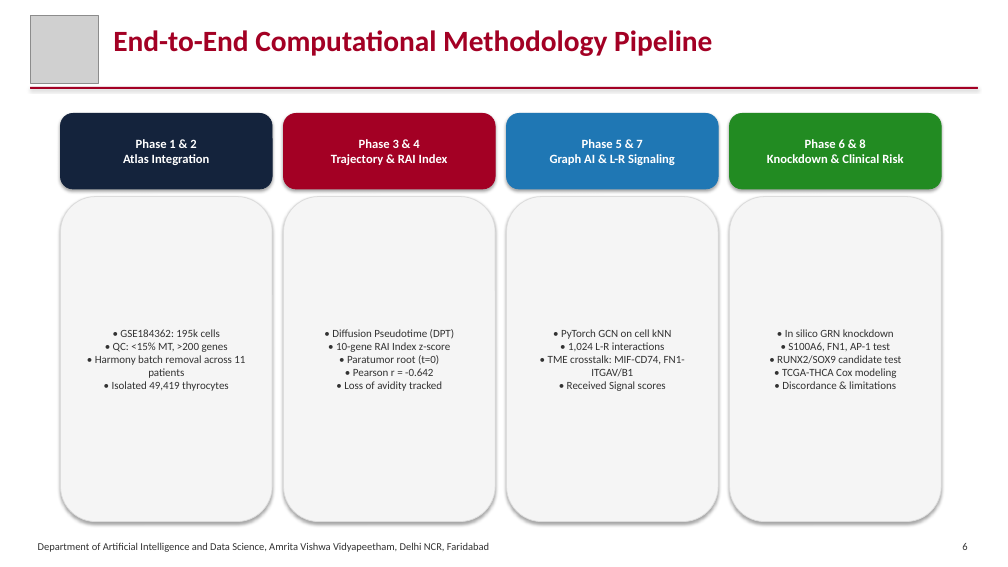
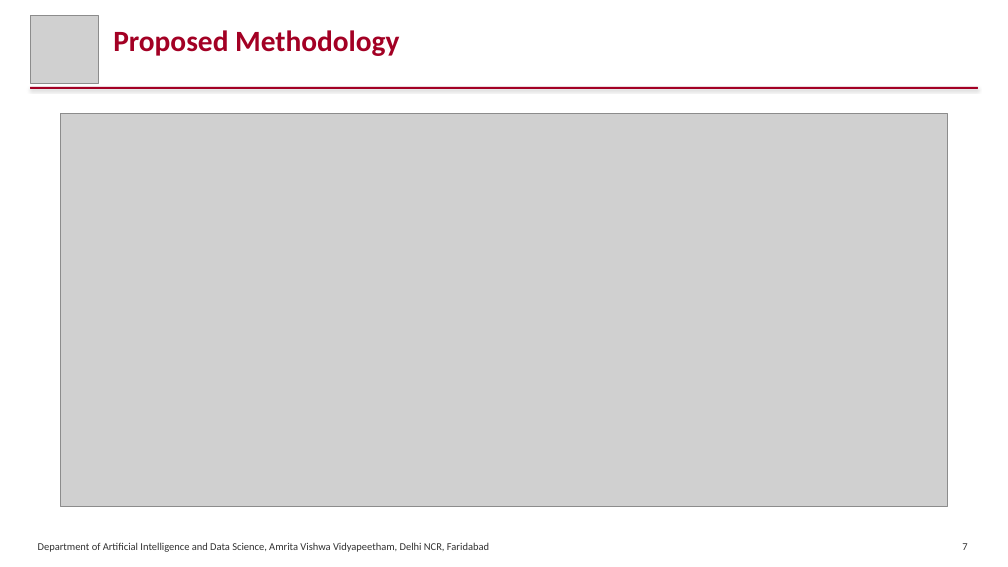
Before and after one commit to SatyaKrishna2811/thyroid_scRNA, a slide deck: slide 7 of Single-Cell Trajectory Mapping of Radioiodine Refractoriness in Thyroid Cancer_EndTerm.pptx (slide 6 before the commit). Drawn at 1008x567 pixels with LibreOffice and Linux fonts; fonts in the diff are those of the drawing; grey boxes stand for pictures. Boxes give left, top, right and bottom in pixels: in the first picture for what was removed or moved away, otherwise in the second. Text is boxed around its words. In the diff, an @@ line names an element or a change of style, - is before the commit and + after.

Commit message:
Update end-term PPTX to 21 slides: add missing objectives, pipeline, tools, dataset, and atlas annotation slides

```diff
--- a/Single-Cell Trajectory Mapping of Radioiodine Refractoriness in Thyroid Cancer_EndTerm.pptx
+++ b/Single-Cell Trajectory Mapping of Radioiodine Refractoriness in Thyroid Cancer_EndTerm.pptx
@@ text at (113, 30, 399, 56): text changed @@
-End-to-End Computational Methodology Pipeline
+Proposed Methodology
@@ rounded rectangle removed at (60, 113, 272, 189) @@
-Phase 1 & 2
-Atlas Integration
@@ picture added at (60, 113, 948, 507) @@
@@ rounded rectangle removed at (284, 113, 495, 189) @@
-Phase 3 & 4
-Trajectory & RAI Index
@@ rounded rectangle removed at (507, 113, 718, 189) @@
-Phase 5 & 7
-Graph AI & L-R Signaling
@@ rounded rectangle removed at (730, 113, 941, 189) @@
-Phase 6 & 8
-Knockdown & Clinical Risk
@@ rounded rectangle removed at (60, 197, 272, 522) @@
-• GSE184362: 195k cells
-• QC: <15% MT, >200 genes
-• Harmony batch removal across 11 patients
-• Isolated 49,419 thyrocytes
@@ rounded rectangle removed at (284, 197, 495, 522) @@
-• Diffusion Pseudotime (DPT)
-• 10-gene RAI Index z-score
-• Paratumor root (t=0)
-• Pearson r = -0.642
-• Loss of avidity tracked
@@ rounded rectangle removed at (507, 197, 718, 522) @@
-• PyTorch GCN on cell kNN
-• 1,024 L-R interactions
-• TME crosstalk: MIF-CD74, FN1-ITGAV/B1
-• Received Signal scores
@@ rounded rectangle removed at (730, 197, 941, 522) @@
-• In silico GRN knockdown
-• S100A6, FN1, AP-1 test
-• RUNX2/SOX9 candidate test
-• TCGA-THCA Cox modeling
-• Discordance & limitations
@@ text at (962, 543, 967, 550): text changed @@
-6
+7
```
Also in this commit, not shown: 14 other slides changed, 5 slides added.
